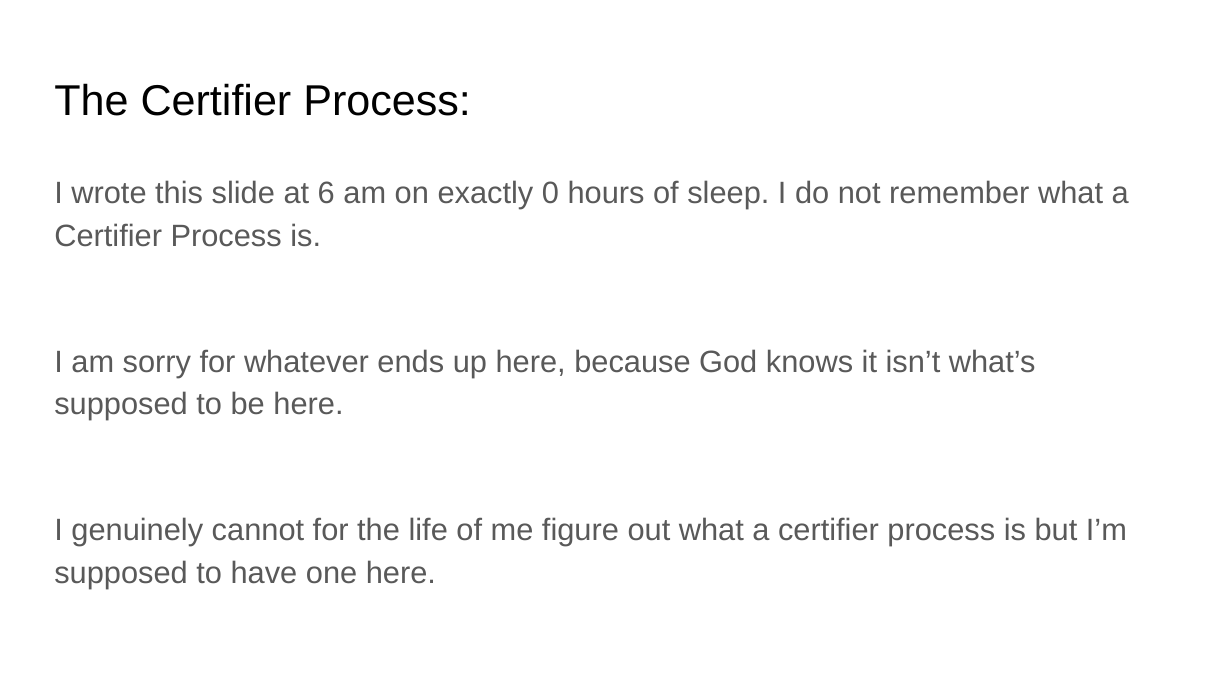
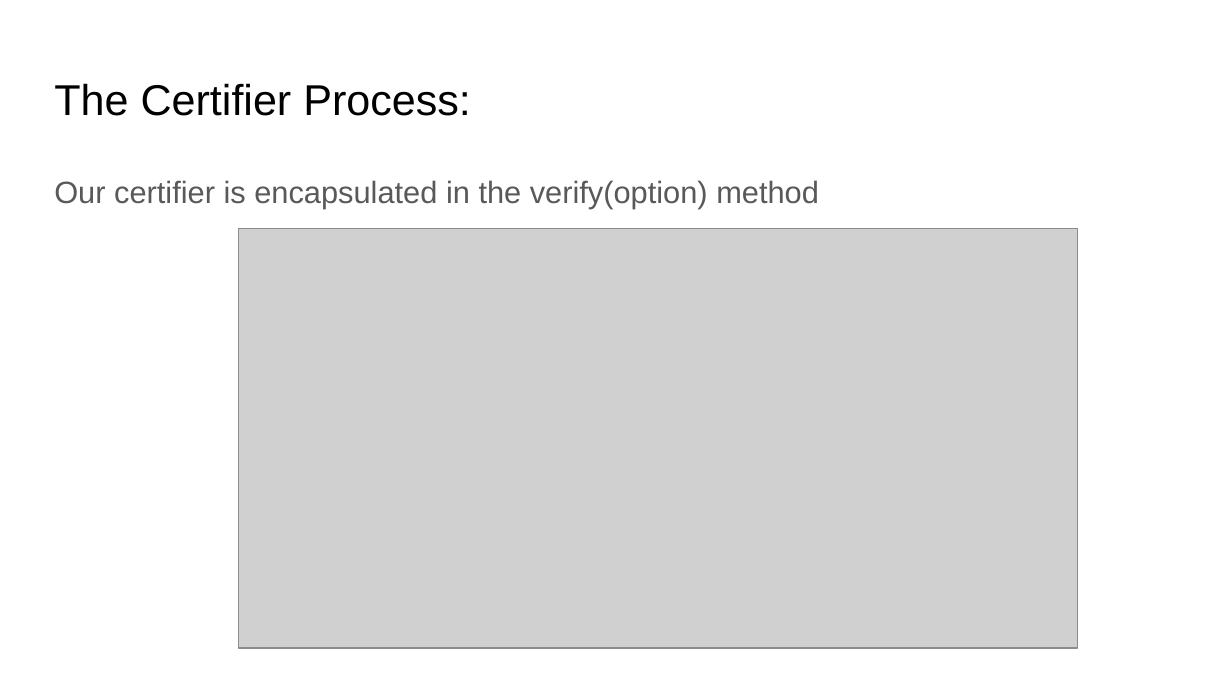
Before and after one commit to dballard10/CS412NPCompleteProject, a slide deck: slide 6 of presentations/problem_presentation.pptx. Drawn at 1232x693 pixels with LibreOffice and Linux fonts; fonts in the diff are those of the drawing; grey boxes stand for pictures. Boxes give left, top, right and bottom in pixels: in the first picture for what was removed or moved away, otherwise in the second. Text is boxed around its words. In the diff, an @@ line names an element or a change of style, - is before the commit and + after.

Commit message:
finished slides

```diff
--- a/presentations/problem_presentation.pptx
+++ b/presentations/problem_presentation.pptx
@@ text at (54,180,819,209): text changed @@
-I wrote this slide at 6 am on exactly 0 hours of sleep. I do not remember what a Certifier Process is.
-I am sorry for whatever ends up here, because God knows it isn’t what’s supposed to be here.
-I genuinely cannot for the life of me figure out what a certifier process is but I’m supposed to have one here.
+Our certifier is encapsulated in the verify(option) method
@@ picture added at (239,229,1078,648) @@
```
Also in this commit, not shown: 1 other slide changed, 1 other file.
